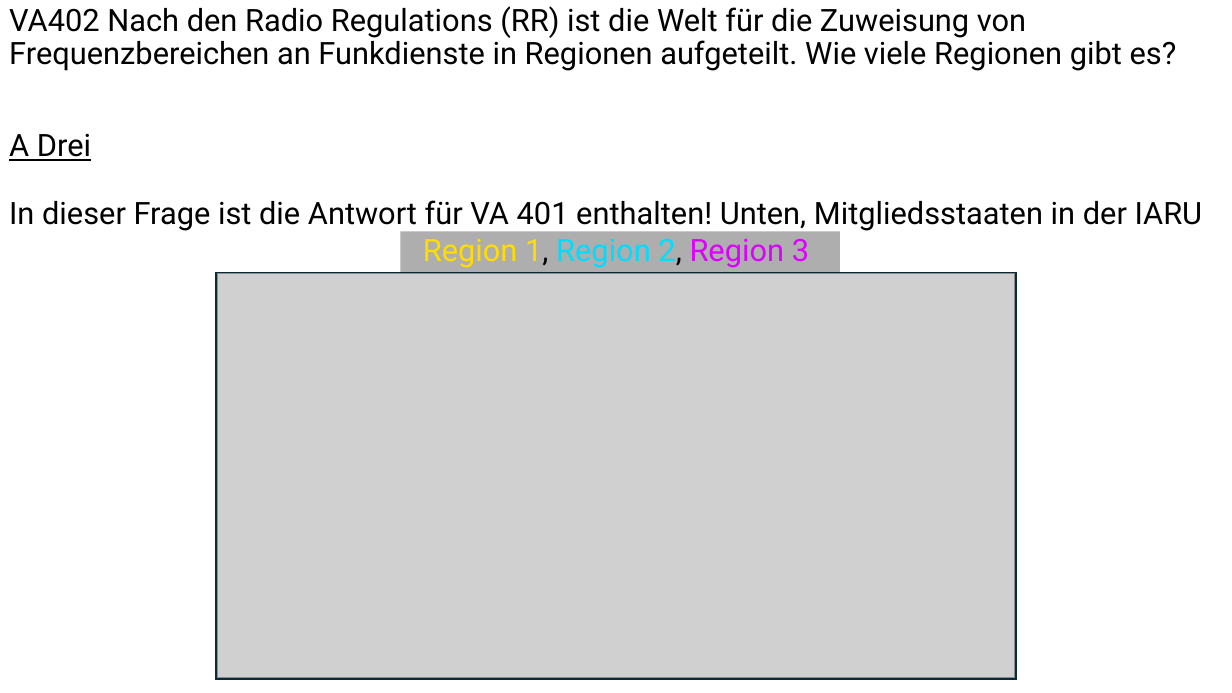
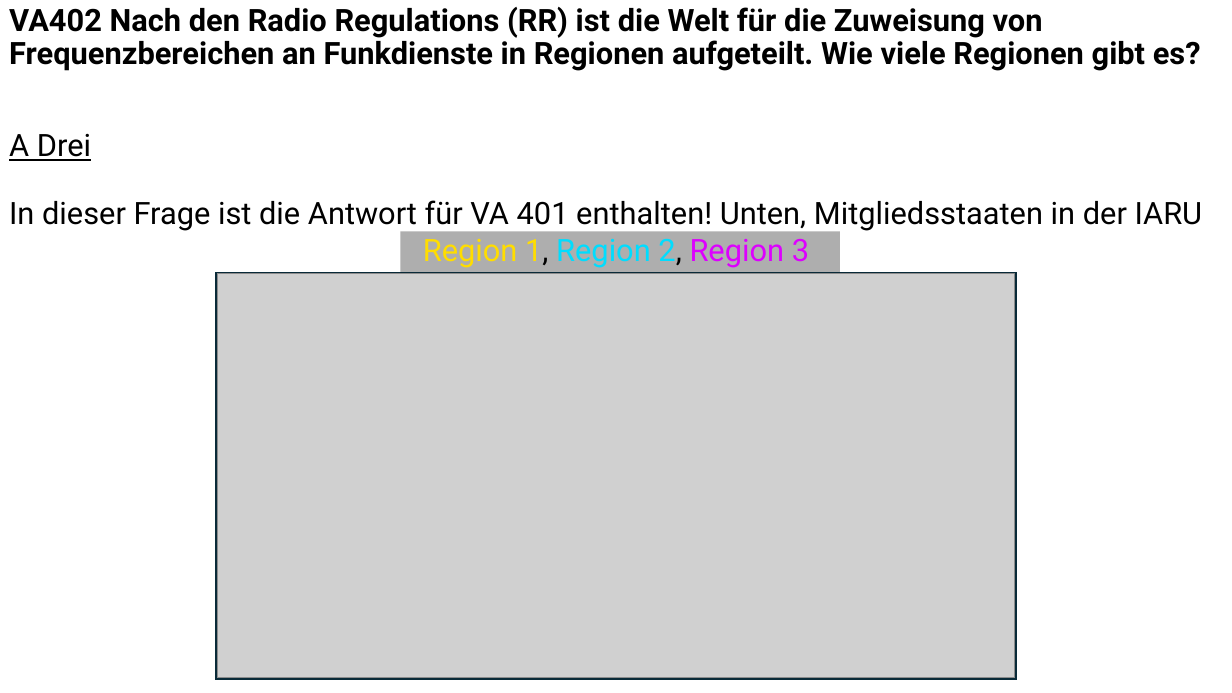
Before and after one commit to Nothinel/Lichtblicke_Amateurfunk, a slide deck: slide 15 of Kenntnisse_von_Vorschriften/Lichtblicke_Kenntnisse_von_Vorschriften.pptx. Drawn at 1232x693 pixels with LibreOffice and Linux fonts; fonts in the diff are those of the drawing; grey boxes stand for pictures. Boxes give left, top, right and bottom in pixels: in the first picture for what was removed or moved away, otherwise in the second. Text is boxed around its words. In the diff, an @@ line names an element or a change of style, - is before the commit and + after.

```diff
--- a/Kenntnisse_von_Vorschriften/Lichtblicke_Kenntnisse_von_Vorschriften.pptx
+++ b/Kenntnisse_von_Vorschriften/Lichtblicke_Kenntnisse_von_Vorschriften.pptx
@@ text at [9,7,1201,71]: bold on @@
```
Also in this commit, not shown: 6 slides added, 3 other files.
